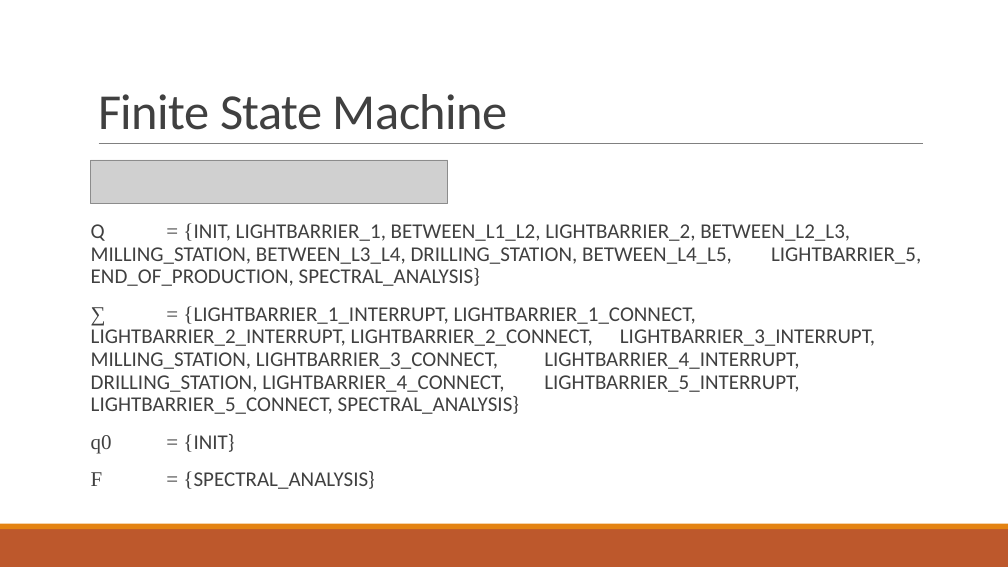
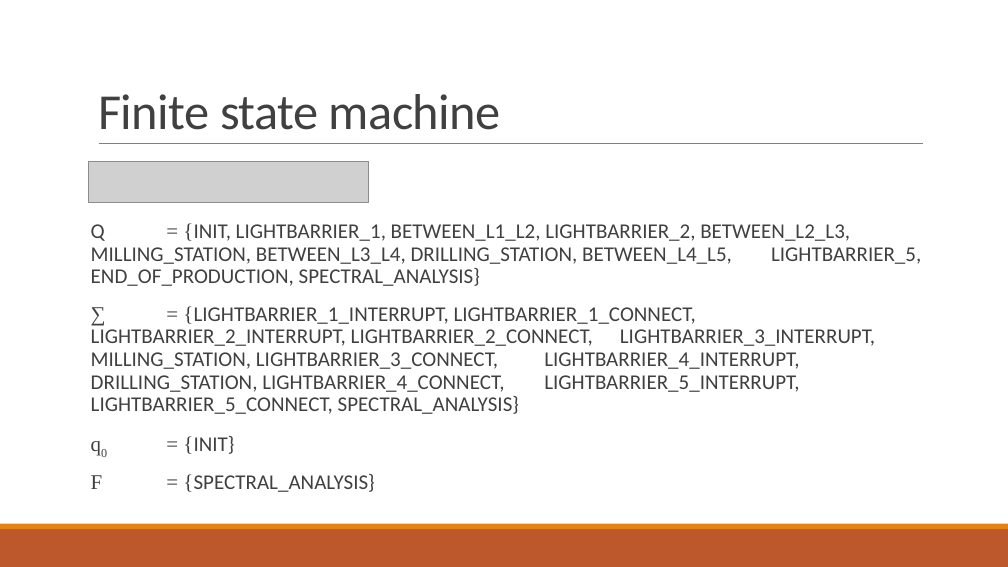
Before and after one commit to ofrendo/kronos, a slide deck: slide 11 of doc/Presentation.pptx (slide 13 before the commit). Drawn at 1008x567 pixels with LibreOffice and Linux fonts; fonts in the diff are those of the drawing; grey boxes stand for pictures. Boxes give left, top, right and bottom in pixels: in the first picture for what was removed or moved away, otherwise in the second. Text is boxed around its words. In the diff, an @@ line names an element or a change of style, - is before the commit and + after.

```diff
--- a/doc/Presentation.pptx
+++ b/doc/Presentation.pptx
@@ title at [98, 94, 501, 130]: text changed @@
-Finite State Machine
+Finite state machine
@@ picture: place and size @@
-picture at [91, 160, 448, 204]
+picture at [88, 161, 369, 202]
@@ text at [183, 436, 234, 454]: now subscript in "ԛ0" @@
```
Also in this commit, not shown: 9 other slides changed, 17 slides added, 3 slides removed.
